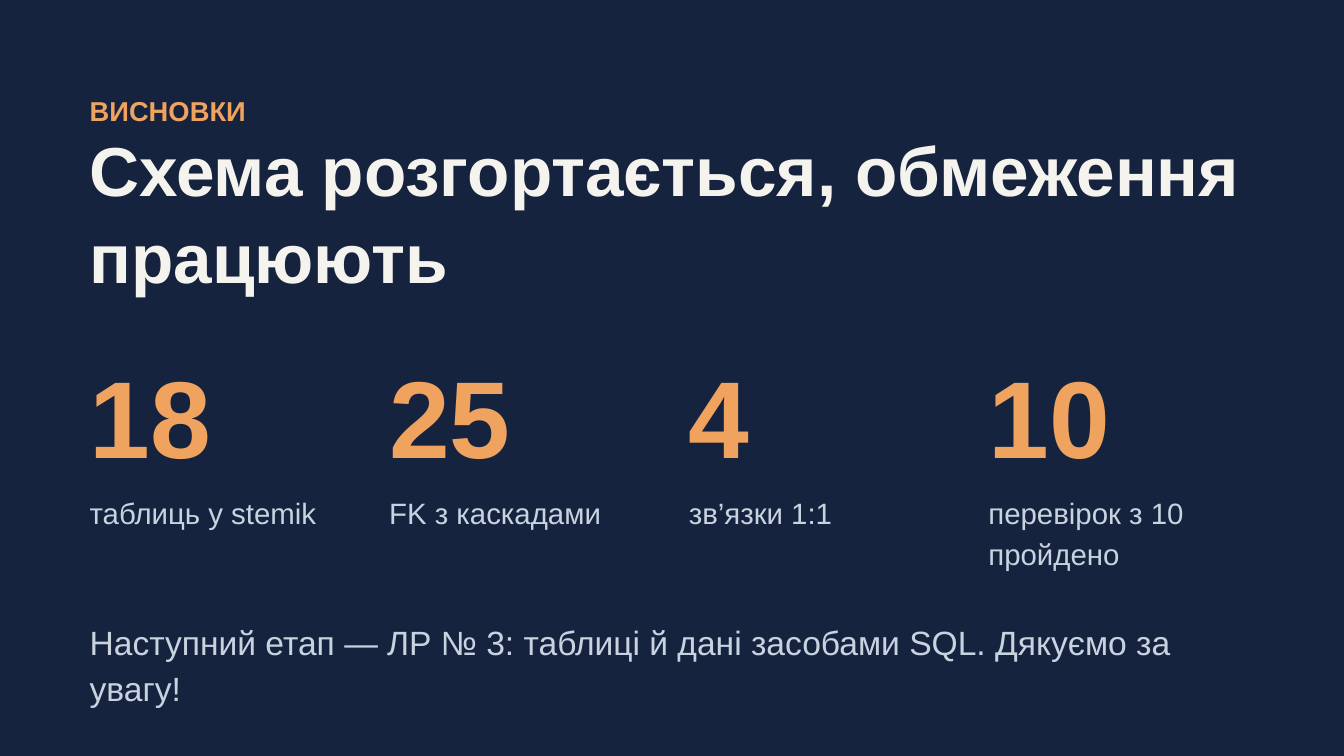
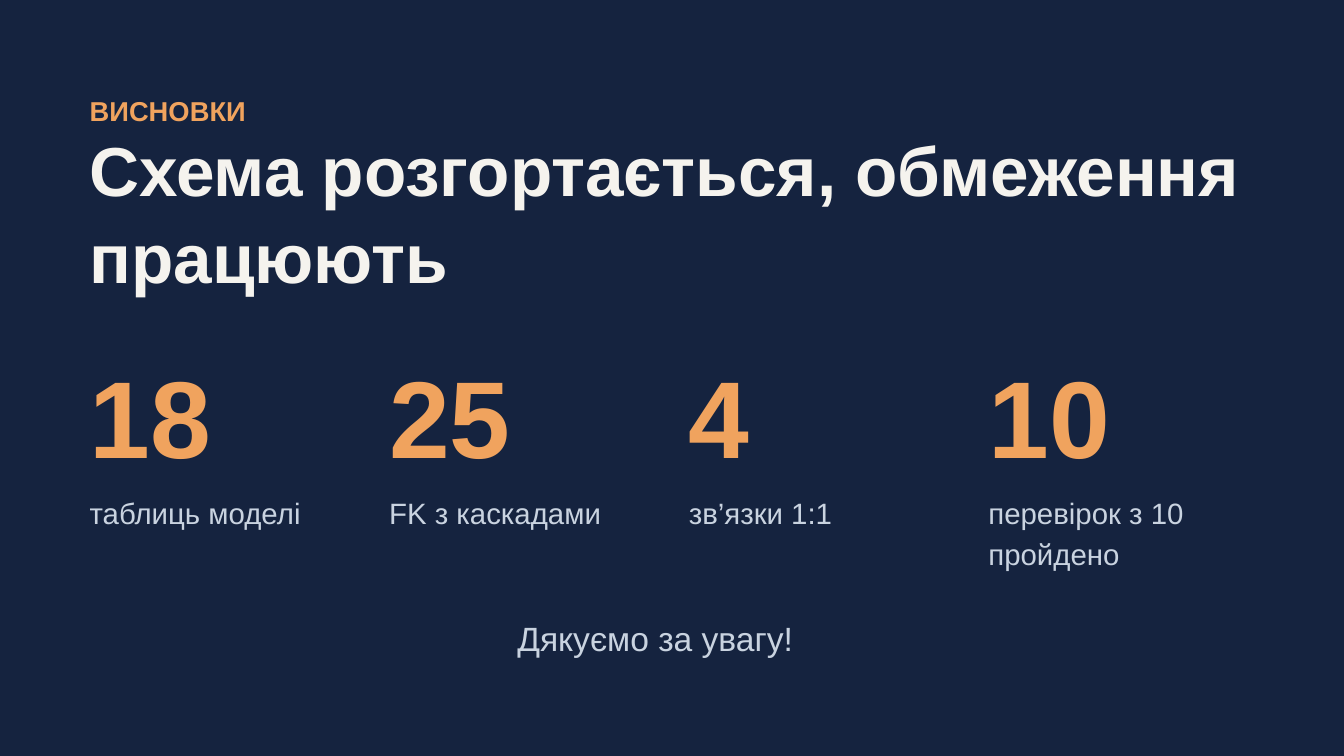
Before and after one commit to ut2ucn-dev/ut2ucn-dev.github.io, a slide deck: slide 12 of docs/db-labs/Презентація_ЛР2.pptx (slide 11 before the commit). Drawn at 1344x756 pixels with LibreOffice and Linux fonts; fonts in the diff are those of the drawing. Boxes give left, top, right and bottom in pixels: in the first picture for what was removed or moved away, otherwise in the second. Text is boxed around its words. In the diff, an @@ line names an element or a change of style, - is before the commit and + after.

```diff
--- a/docs/db-labs/Презентація_ЛР2.pptx
+++ b/docs/db-labs/Презентація_ЛР2.pptx
@@ text at [90,502,300,530]: text changed @@
-таблиць у stemik
+таблиць моделі
@@ text at [517,628,793,658]: text changed @@
-Наступний етап — ЛР № 3: таблиці й дані засобами SQL. Дякуємо за увагу!
+Дякуємо за увагу!
```
Also in this commit, not shown: 6 other slides changed, 2 slides added, 1 slide removed, 5 other files.
